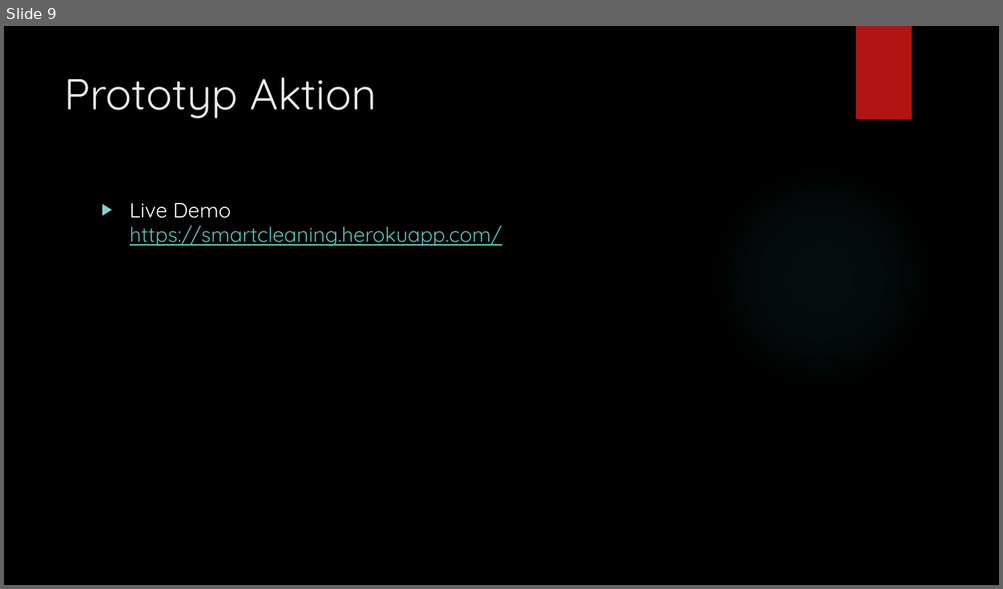
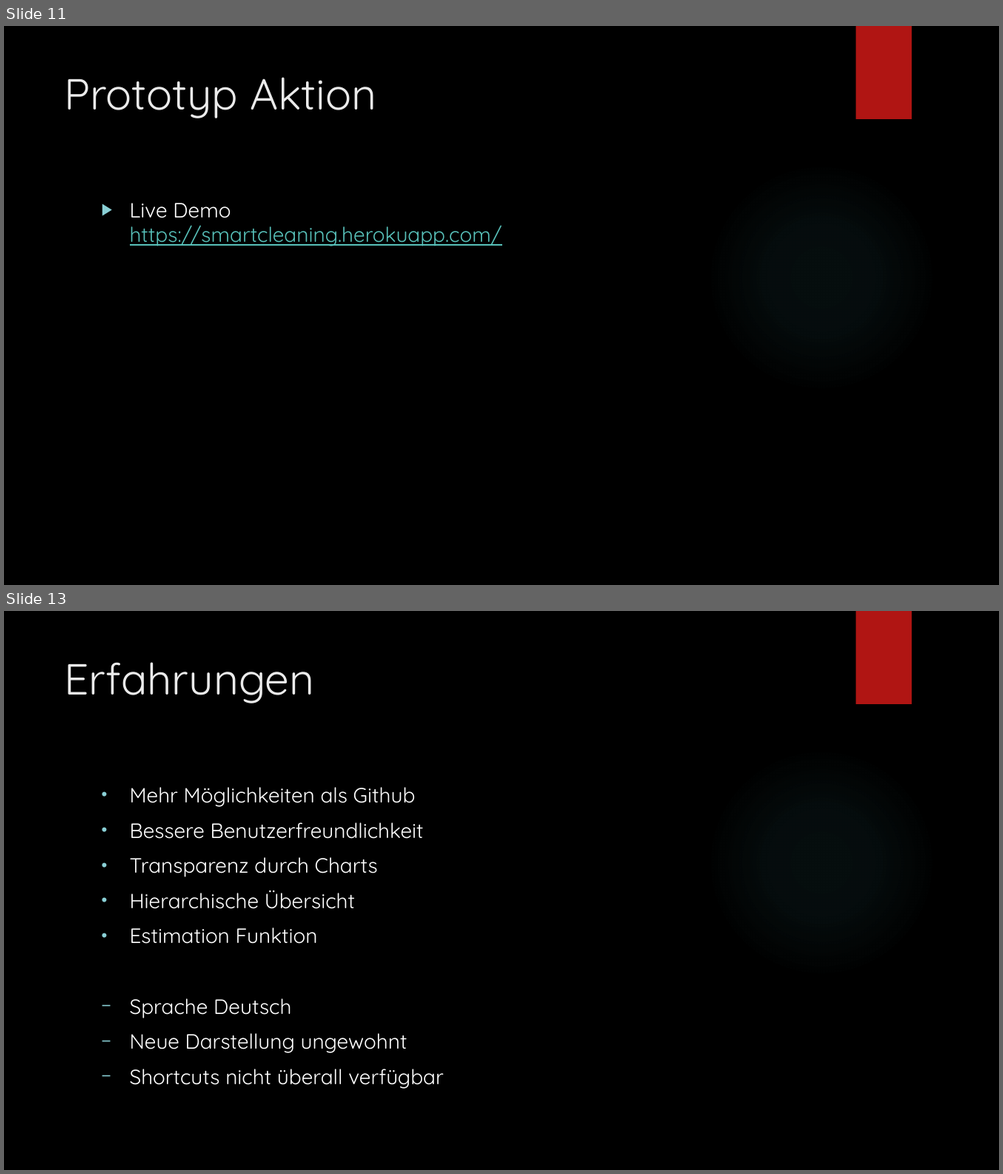
Before and after one commit to Chicharitogoal/Agile-Bitches-in-da-house, a slide deck: Smartcleaning.pptx. Shown one above the other, each under a label of ours: slide 9 before the commit, slides 11 and 13 after it; the slides between them are not shown. The pictures are 1003x589 and 1003x1174 pixels, drawn with LibreOffice and Linux fonts; fonts in the diff are those of the drawing; background and template pictures are left out. Boxes give left, top, right and bottom in pixels: in the first picture for what was removed or moved away, otherwise in the second. Text is boxed around its words. In the diff, an @@ line names an element or a change of style, - is before the commit and + after.

```diff
--- a/Smartcleaning.pptx
+++ b/Smartcleaning.pptx
@@ slide 13 added at (4, 611, 999, 1170), background picture (left out); not listed: 2 template elements that a slide beside it also shows @@
@@ title added at (64, 662, 314, 703), 42 pt, text #EBEBEB @@
+Erfahrungen
@@ text added at (130, 787, 444, 1089), 20 pt, text #FFFFFF @@
+• Mehr Möglichkeiten als Github
+• Bessere Benutzerfreundlichkeit
+• Transparenz durch Charts
+• Hierarchische Übersicht
+• Estimation Funktion
+− Sprache Deutsch
+− Neue Darstellung ungewohnt
+− Shortcuts nicht überall verfügbar
@@ what was slide 9 is now slide 11 @@
```
Also in this commit, not shown: 5 slides changed, 2 other slides added, 6 other files.
